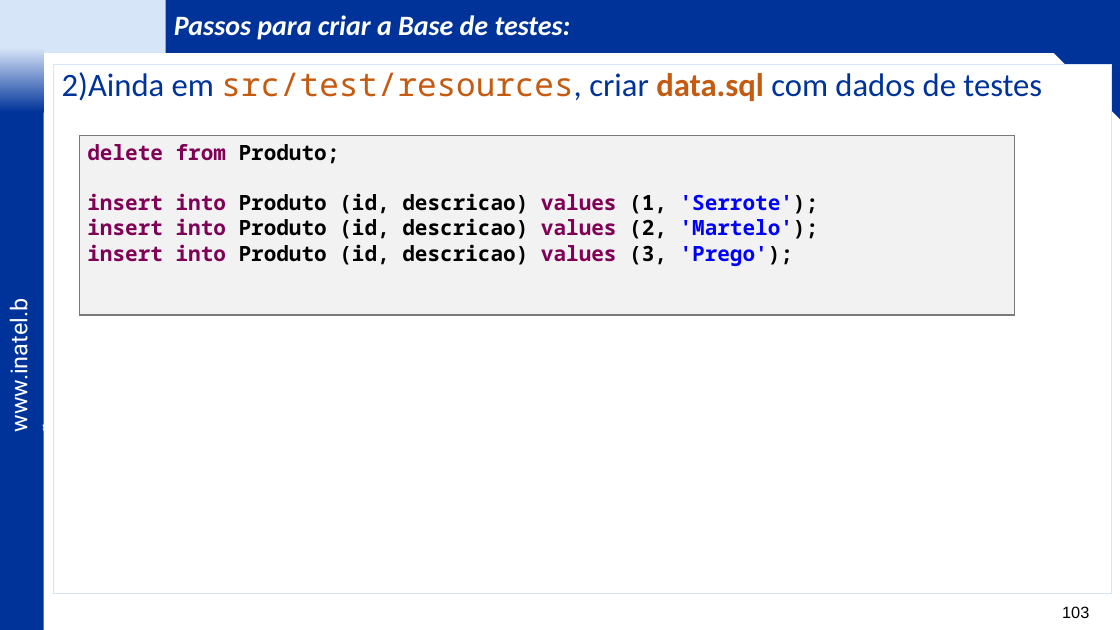
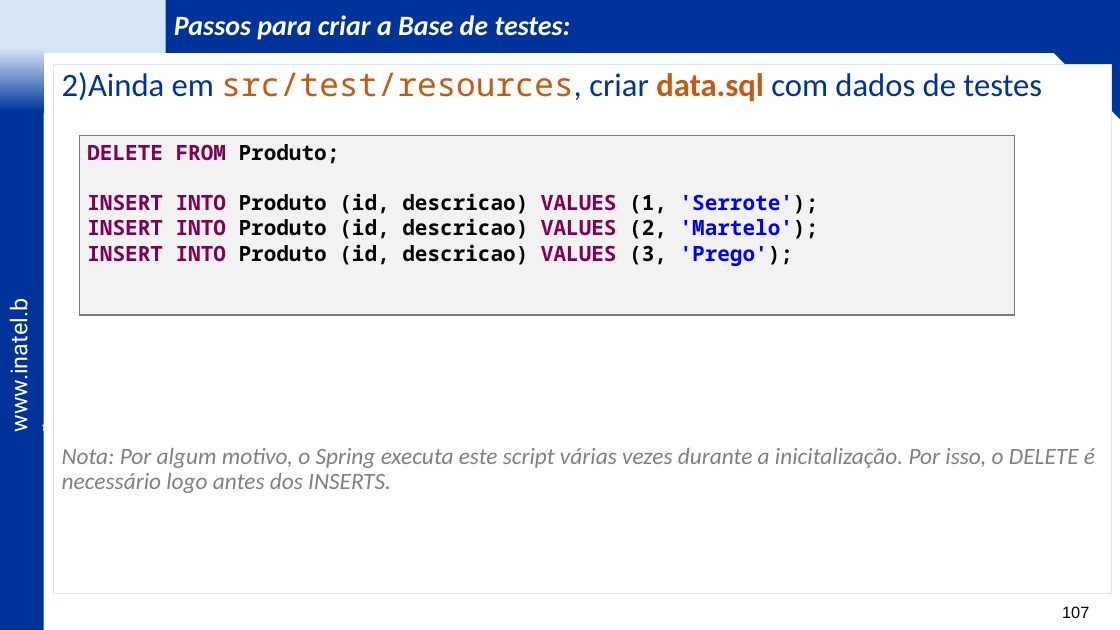
Before and after one commit to vitor-figueiredo/Lab_JPA, a slide deck: slide 107 of _docs/IDP Labs - JPA - v6.pptx (slide 103 before the commit). Drawn at 1120x630 pixels with LibreOffice and Linux fonts; fonts in the diff are those of the drawing; background and template pictures are left out. Boxes give left, top, right and bottom in pixels: in the first picture for what was removed or moved away, otherwise in the second. Text is boxed around its words. In the diff, an @@ line names an element or a change of style, - is before the commit and + after.

```diff
--- a/_docs/IDP Labs - JPA - v6.pptx
+++ b/_docs/IDP Labs - JPA - v6.pptx
@@ text in rectangle at [87, 144, 819, 266]: text changed @@
-delete from Produto;
-insert into Produto (id, descricao) values (1, 'Serrote');
-insert into Produto (id, descricao) values (2, 'Martelo');
-insert into Produto (id, descricao) values (3, 'Prego');
+DELETE FROM Produto;
+INSERT INTO Produto (id, descricao) VALUES (1, 'Serrote');
+INSERT INTO Produto (id, descricao) VALUES (2, 'Martelo');
+INSERT INTO Produto (id, descricao) VALUES (3, 'Prego');
@@ text in rectangle at [62, 448, 1095, 493]: paragraph added @@
+Nota: Por algum motivo, o Spring executa este script várias vezes durante a inicitalização. Por isso, o DELETE é necessário logo antes dos INSERTS.
@@ page number at [1062, 606, 1089, 618]: text changed @@
-103
+107
```
Also in this commit, not shown: 23 other slides changed, 4 slides added, 2 other files.
